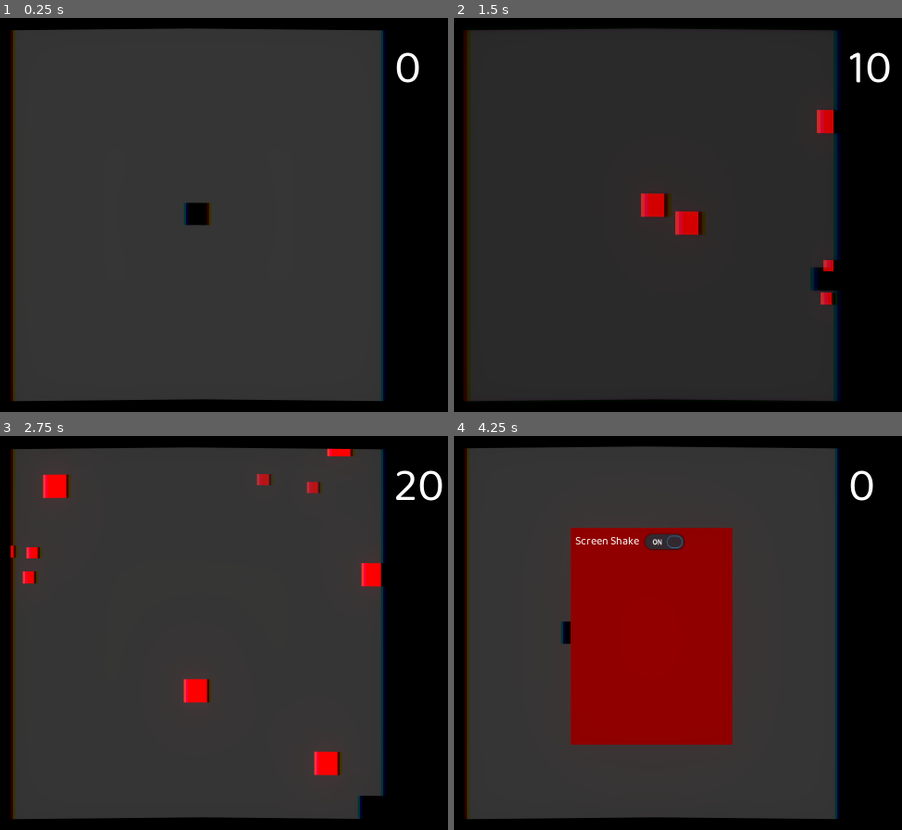
Above: before the commit, frames 1-4 (two rows, left to right).
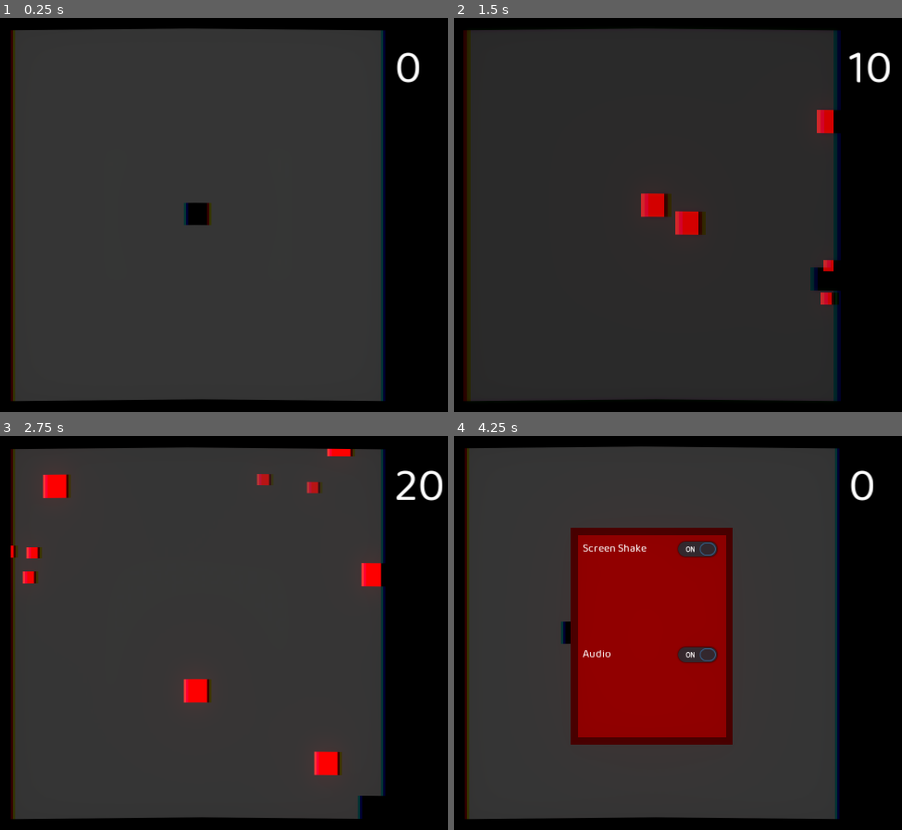
Above: after the commit, the same moments.

Repository: mariothedog/Dodge-and-Explode-
Game: Godot game, scene res://Levels/Endless Level.tscn
The game is run twice, just before and just after one commit, with the same random seed, the same clock (stepped at 60 frames per second) and the same inputs. The engine's default icon, where the game draws it, is replaced by a stand-in: a white triangle on a blue panel in a dark square.
Inputs:
- Up to frame 1 (0.25 s): no input
- Up to frame 2 (1.5 s): hold D (move_right) 0.53-1.28 s; tap Space (dash) at 0.6, 1.35 s; hold S (move_down) from 1.28 s (still down)
- Up to frame 3 (2.75 s): release S (move_down) at 2.03 s; hold D (move_right) from 2.03 s (still down); tap Space (dash) at 2.1 s
- Up to frame 4 (4.25 s): release D (move_right) at 2.78 s; hold W (move_up) 2.78-3.53 s; tap Space (dash) at 2.85, 3.6 s; hold A (move_left) from 3.53 s (still down); tap Escape (ui_cancel) at 4.15 s

The runs differ from the first frame. In frame 1, less than 0.1% of the frame differs, in the area x 88-94%, y 8-17%; in frame 2, 0.1%; in frame 3, 0.1%; in frame 4, 4.4%, in the area x 26-94%, y 8-79%.

Commit message:
Improved the pause menu.

Diff:
--- a/UI/HUD.tscn
+++ b/UI/HUD.tscn
@@ -5,6 +5,7 @@
 
 [sub_resource type="DynamicFont" id=1]
 size = 64
+use_filter = true
 font_data = ExtResource( 1 )
 
 [node name="HUD" type="CanvasLayer"]
--- a/UI/Pause Menu.gd
+++ b/UI/Pause Menu.gd
@@ -3,7 +3,8 @@
 func _ready():
 	visible = false
 
-	$"ColorRect/Screen Shake".pressed = global.screen_shake_enabled
+	$"MarginContainer/VSplitContainer/Screen Shake".pressed = global.screen_shake_enabled
+	$"MarginContainer/VSplitContainer/Audio".pressed = global.audio_enabled
 
 func _input(_event):
 	if Input.is_action_just_pressed("ui_cancel"):
@@ -15,3 +16,6 @@
 
 func _on_Screen_Shake_toggled(button_pressed):
 	global.screen_shake_enabled = button_pressed
+
+func _on_Audio_toggled(button_pressed):
+	global.audio_enabled = button_pressed
--- a/UI/Pause Menu.tscn
+++ b/UI/Pause Menu.tscn
@@ -1,10 +1,14 @@
-[gd_scene load_steps=4 format=2]
+[gd_scene load_steps=5 format=2]
 
 [ext_resource path="res://UI/Pause Menu.gd" type="Script" id=1]
 [ext_resource path="res://UI/Fonts/BalooDa2-Regular.ttf" type="DynamicFontData" id=2]
 
 [sub_resource type="DynamicFont" id=1]
+use_filter = true
 font_data = ExtResource( 2 )
+
+[sub_resource type="Theme" id=2]
+default_font = SubResource( 1 )
 
 [node name="Pause Menu" type="MarginContainer"]
 pause_mode = 2
@@ -25,25 +29,66 @@
 "_edit_use_anchors_": false
 }
 
-[node name="ColorRect" type="ColorRect" parent="."]
+[node name="Outline" type="ColorRect" parent="."]
 margin_left = 400.0
 margin_top = 150.0
 margin_right = 624.0
 margin_bottom = 450.0
+color = Color( 0.239216, 0, 0, 1 )
+
+[node name="MarginContainer" type="MarginContainer" parent="."]
+margin_left = 400.0
+margin_top = 150.0
+margin_right = 624.0
+margin_bottom = 450.0
+custom_constants/margin_right = 10
+custom_constants/margin_top = 10
+custom_constants/margin_left = 10
+custom_constants/margin_bottom = 10
+
+[node name="Background" type="ColorRect" parent="MarginContainer"]
+margin_left = 10.0
+margin_top = 10.0
+margin_right = 214.0
+margin_bottom = 290.0
 color = Color( 0.513726, 0, 0, 1 )
 __meta__ = {
 "_edit_use_anchors_": false
 }
 
-[node name="Screen Shake" type="CheckButton" parent="ColorRect"]
-margin_right = 76.0
+[node name="VSplitContainer" type="VSplitContainer" parent="MarginContainer"]
+margin_left = 10.0
+margin_top = 10.0
+margin_right = 214.0
+margin_bottom = 290.0
+dragger_visibility = 1
+__meta__ = {
+"_edit_use_anchors_": false
+}
+
+[node name="Screen Shake" type="CheckButton" parent="MarginContainer/VSplitContainer"]
+margin_right = 204.0
 margin_bottom = 40.0
 focus_mode = 0
-custom_fonts/font = SubResource( 1 )
+theme = SubResource( 2 )
 pressed = true
 enabled_focus_mode = 0
 text = "Screen Shake"
 __meta__ = {
 "_edit_use_anchors_": false
 }
-[connection signal="toggled" from="ColorRect/Screen Shake" to="." method="_on_Screen_Shake_toggled"]
+
+[node name="Audio" type="CheckButton" parent="MarginContainer/VSplitContainer"]
+margin_top = 52.0
+margin_right = 204.0
+margin_bottom = 280.0
+focus_mode = 0
+theme = SubResource( 2 )
+pressed = true
+enabled_focus_mode = 0
+text = "Audio"
+__meta__ = {
+"_edit_use_anchors_": false
+}
+[connection signal="toggled" from="MarginContainer/VSplitContainer/Screen Shake" to="." method="_on_Screen_Shake_toggled"]
+[connection signal="toggled" from="MarginContainer/VSplitContainer/Audio" to="." method="_on_Audio_toggled"]
--- /dev/null
+++ b/UI/Themes/Theme.tres
@@ -0,0 +1,9 @@
+[gd_resource type="Theme" load_steps=3 format=2]
+
+[ext_resource path="res://UI/Fonts/BalooDa2-Regular.ttf" type="DynamicFontData" id=1]
+
+[sub_resource type="DynamicFont" id=1]
+font_data = ExtResource( 1 )
+
+[resource]
+default_font = SubResource( 1 )
--- a/global.gd
+++ b/global.gd
@@ -1,6 +1,7 @@
 extends Node
 
 var screen_shake_enabled = true
+var audio_enabled = true
 
 func rand_int(minimum, maximum): # Does not include the maximum value.
 	return randi() % maximum + minimum
